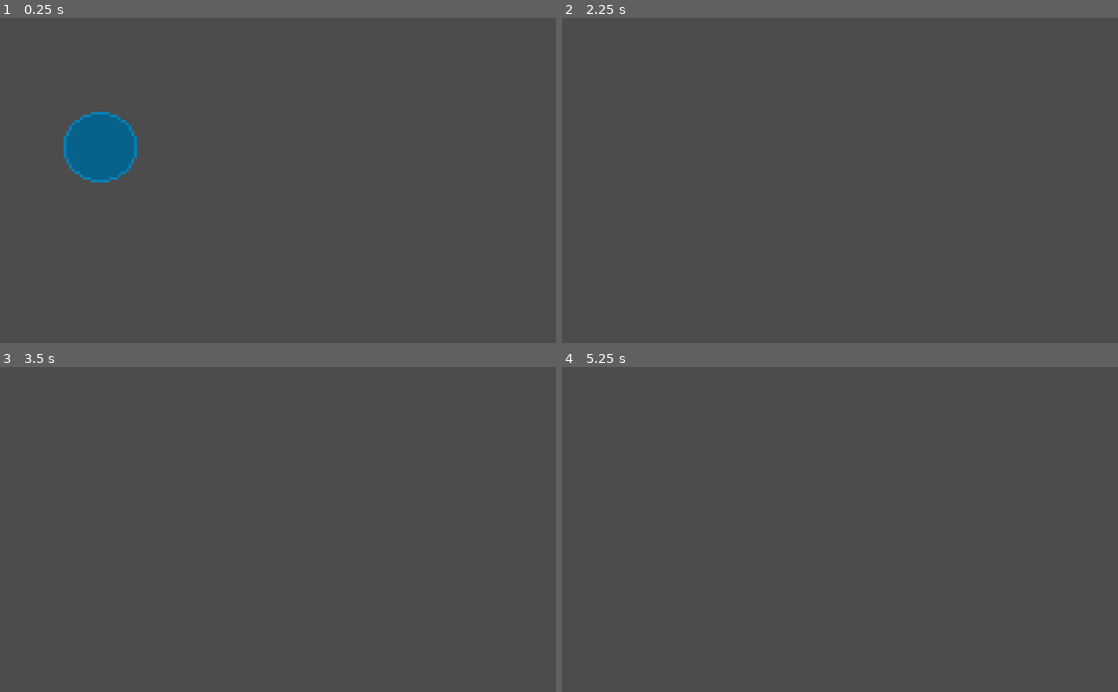
Above: before the commit, frames 1-4 (two rows, left to right).
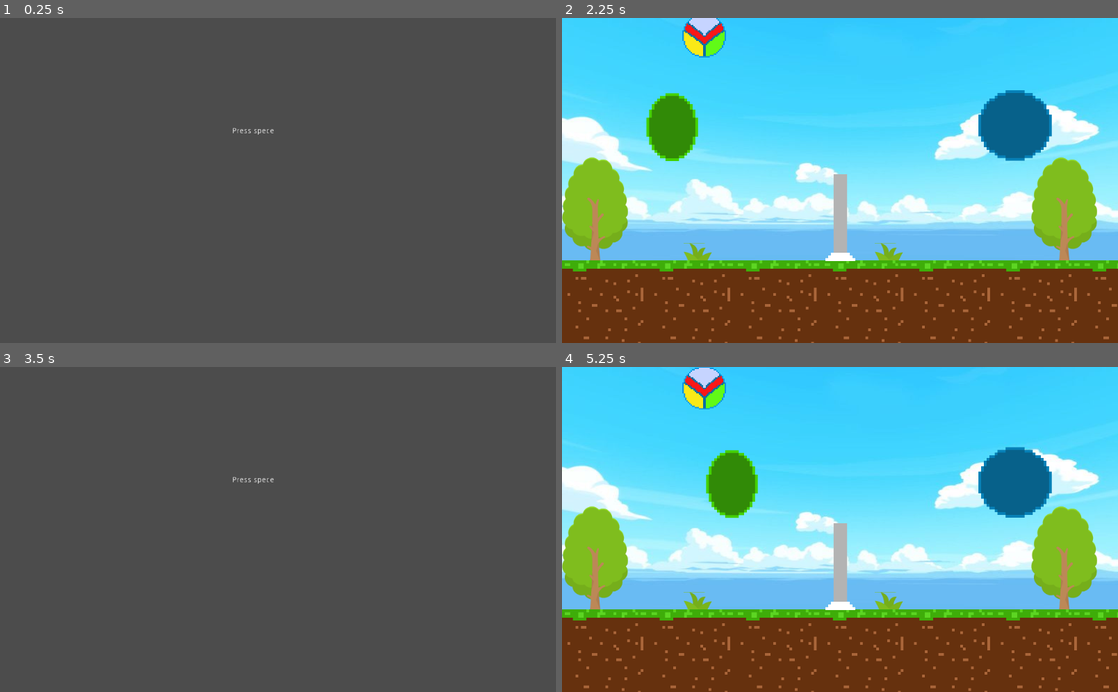
Above: after the commit, the same moments.

Repository: DJWOMS/volleyball-game-godot
Game: Godot game, scene res://Start.tscn
Same seed, same stepped clock (60 frames per second), same inputs: the game is played once before the commit and once after it. Before the commit the project starts from res://Spatial.tscn.
Inputs:
- Up to frame 1 (0.25 s): no input
- Up to frame 2 (2.25 s): hold Space (start, bound only after the commit) 0.53-1.28 s; hold D (pl_2_right) 0.53-2.03 s; tap W (pl_2_up) at 0.77, 1.52 s; tap Space (start, bound only after the commit) at 1.35 s; tap Enter at 2 s; hold A (pl_2_left) from 2.03 s (still down); hold Space (start, bound only after the commit) from 2.03 s (still down)
- Up to frame 3 (3.5 s): release A (pl_2_left) at 2.78 s; release Space (start, bound only after the commit) at 2.78 s; hold D (pl_2_right) from 2.78 s (still down); tap Space (start, bound only after the commit) at 2.85 s; tap W (pl_2_up) at 3.02 s
- Up to frame 4 (5.25 s): tap Space (start, bound only after the commit) at 3.5, 4.35, 5 s; hold Space (start, bound only after the commit) 3.53-4.28 s; tap W (pl_2_up) at 3.77, 4.52 s; release D (pl_2_right) at 4.28 s; hold A (pl_2_left) 4.28-5.03 s; hold D (pl_2_right) from 5.03 s (still down); hold Space (start, bound only after the commit) from 5.03 s (still down)

The runs differ from the first frame. In frame 1, 2.3% of the frame differs, in the area x 11-50%, y 28-51%; in frame 2, 100%, in the area x 0-100%, y 0-100%; in frame 3, less than 0.1%; in frame 4, 100%.

Commit message:
add start

Diff:
--- /dev/null
+++ b/Ball.gd
@@ -0,0 +1,10 @@
+extends RigidBody2D
+
+func _ready():
+	pass # Replace with function body.
+
+
+func _on_fallzone_body_entered(body):
+	if body is RigidBody2D:
+		print(body)
+		get_tree().change_scene("res://Start.tscn")
--- a/Ball.tscn
+++ b/Ball.tscn
@@ -1,7 +1,8 @@
-[gd_scene load_steps=5 format=2]
+[gd_scene load_steps=6 format=2]
 
 [ext_resource path="res://sprites/ball-sprite.png" type="Texture" id=1]
 [ext_resource path="res://sprites/volleyball.png" type="Texture" id=2]
+[ext_resource path="res://Ball.gd" type="Script" id=3]
 
 [sub_resource type="SpriteFrames" id=1]
 animations = [ {
@@ -17,12 +18,13 @@
 } ]
 
 [sub_resource type="CircleShape2D" id=2]
-radius = 40.4598
+radius = 42.435
 
 [node name="Ball" type="RigidBody2D"]
 position = Vector2( 0.210224, 0.210224 )
 mass = 0.85
 gravity_scale = 10.0
+script = ExtResource( 3 )
 
 [node name="AnimatedSprite" type="AnimatedSprite" parent="."]
 scale = Vector2( 0.5, 0.5 )
--- a/Player2.gd
+++ b/Player2.gd
@@ -1,9 +1,9 @@
 extends KinematicBody2D
 signal hit
 
-export var speed = 400
+
 var velocity = Vector2(0, 0)
-const SPEED = 200
+export var SPEED = 200
 const GRAVITY = 35
 const JUMPFORCE = -800
 var screen_size
--- a/Spatial.gd
+++ b/Spatial.gd
@@ -1,9 +1,8 @@
 extends KinematicBody2D
 signal hit
 
-export var speed = 400
 var velocity = Vector2(0, 0)
-const SPEED = 200
+export var SPEED = 200
 const GRAVITY = 35
 const JUMPFORCE = -800
 var screen_size
@@ -32,19 +31,3 @@
 
 	velocity = move_and_slide(velocity, Vector2.UP)
 	velocity.x = lerp(velocity.x ,0, 0.2)
-
-	""" if velocity.length() > 0:
-		velocity = velocity.normalized() * speed
-		$AnimatedSprite.play()
-	else:
-		$AnimatedSprite.stop()
-	position += velocity * delta
-	position.x = clamp(position.x, 0, screen_size.x)
-	position.y = clamp(position.y, 0, screen_size.y)
-	if velocity.x != 0:
-		$AnimatedSprite.animation = "walk"
-		$AnimatedSprite.flip_v = false
-		$AnimatedSprite.flip_h = velocity.x < 0
-	elif velocity.y != 0:
-		$AnimatedSprite.animation = "jump"
-		$AnimatedSprite.flip_v = velocity.y > 0 """
--- a/Spatial.tscn
+++ b/Spatial.tscn
@@ -2,11 +2,6 @@
 
 [ext_resource path="res://sprites/ball.png" type="Texture" id=1]
 [ext_resource path="res://Spatial.gd" type="Script" id=2]
-
-[sub_resource type="AtlasTexture" id=9]
-flags = 4
-atlas = ExtResource( 1 )
-region = Rect2( 0, 0, 160, 160 )
 
 [sub_resource type="AtlasTexture" id=1]
 flags = 4
@@ -16,47 +11,52 @@
 [sub_resource type="AtlasTexture" id=2]
 flags = 4
 atlas = ExtResource( 1 )
-region = Rect2( 160, 0, 160, 160 )
+region = Rect2( 0, 0, 160, 160 )
 
 [sub_resource type="AtlasTexture" id=3]
 flags = 4
 atlas = ExtResource( 1 )
-region = Rect2( 0, 0, 160, 160 )
+region = Rect2( 160, 0, 160, 160 )
 
 [sub_resource type="AtlasTexture" id=4]
 flags = 4
 atlas = ExtResource( 1 )
-region = Rect2( 160, 0, 160, 160 )
+region = Rect2( 0, 160, 160, 160 )
 
 [sub_resource type="AtlasTexture" id=5]
 flags = 4
 atlas = ExtResource( 1 )
-region = Rect2( 0, 160, 160, 160 )
+region = Rect2( 160, 160, 160, 160 )
 
 [sub_resource type="AtlasTexture" id=6]
 flags = 4
 atlas = ExtResource( 1 )
-region = Rect2( 160, 160, 160, 160 )
+region = Rect2( 0, 0, 160, 160 )
 
-[sub_resource type="SpriteFrames" id=7]
+[sub_resource type="AtlasTexture" id=7]
+flags = 4
+atlas = ExtResource( 1 )
+region = Rect2( 160, 0, 160, 160 )
+
+[sub_resource type="SpriteFrames" id=8]
 animations = [ {
-"frames": [ SubResource( 9 ) ],
+"frames": [ SubResource( 1 ) ],
 "loop": true,
 "name": "idle",
 "speed": 5.0
 }, {
-"frames": [ SubResource( 1 ), SubResource( 2 ) ],
+"frames": [ SubResource( 2 ), SubResource( 3 ), SubResource( 4 ), SubResource( 5 ) ],
+"loop": true,
+"name": "jump",
+"speed": 12.0
+}, {
+"frames": [ SubResource( 6 ), SubResource( 7 ) ],
 "loop": true,
 "name": "walk",
 "speed": 8.0
-}, {
-"frames": [ SubResource( 3 ), SubResource( 4 ), SubResource( 5 ), SubResource( 6 ) ],
-"loop": true,
-"name": "jump",
-"speed": 12.0
 } ]
 
-[sub_resource type="CapsuleShape2D" id=8]
+[sub_resource type="CapsuleShape2D" id=9]
 radius = 65.2071
 height = 0.0
 
@@ -68,9 +68,9 @@
 }
 
 [node name="PlayerSprite" type="AnimatedSprite" parent="."]
-frames = SubResource( 7 )
+frames = SubResource( 8 )
 animation = "idle"
 
 [node name="CollisionShape2D" type="CollisionShape2D" parent="."]
 position = Vector2( 3.30354, 0 )
-shape = SubResource( 8 )
+shape = SubResource( 9 )
--- /dev/null
+++ b/Start.gd
@@ -0,0 +1,8 @@
+extends Node
+
+func _ready():
+	pass
+
+func _process(delta):
+	if Input.is_action_pressed("start"):
+		get_tree().change_scene("res://main.tscn")
--- /dev/null
+++ b/Start.tscn
@@ -0,0 +1,16 @@
+[gd_scene load_steps=2 format=2]
+
+[ext_resource path="res://Start.gd" type="Script" id=1]
+
+[node name="Start" type="Node"]
+script = ExtResource( 1 )
+
+[node name="Label" type="Label" parent="."]
+margin_left = 428.054
+margin_top = 201.8
+margin_right = 805.054
+margin_bottom = 337.8
+text = "Press spece"
+__meta__ = {
+"_edit_use_anchors_": false
+}
--- a/main.tscn
+++ b/main.tscn
@@ -8,8 +8,11 @@
 [ext_resource path="res://Ball.tscn" type="PackedScene" id=6]
 [ext_resource path="res://sprites/sky.jpg" type="Texture" id=7]
 
+[sub_resource type="RectangleShape2D" id=4]
+extents = Vector2( 1952.44, 62.9 )
+
 [sub_resource type="RectangleShape2D" id=1]
-extents = Vector2( 529.927, 80.6933 )
+extents = Vector2( 595.678, 80.6933 )
 
 [sub_resource type="RectangleShape2D" id=2]
 extents = Vector2( 12.7138, 82.9218 )
@@ -30,6 +33,15 @@
 format = 1
 tile_data = PoolIntArray( 524288, 0, 0, 524315, 0, 0, 851975, 1, 0, 851986, 1, 0 )
 
+[node name="fallzone" type="Area2D" parent="."]
+position = Vector2( 544.499, 504.609 )
+__meta__ = {
+"_edit_group_": true
+}
+
+[node name="CollisionShape2D" type="CollisionShape2D" parent="fallzone"]
+shape = SubResource( 4 )
+
 [node name="Ball" parent="." instance=ExtResource( 6 )]
 position = Vector2( 262.064, 17.6389 )
 scale = Vector2( 1.01239, 0.923051 )
@@ -37,9 +49,11 @@
 
 [node name="Player" parent="." instance=ExtResource( 2 )]
 position = Vector2( 832, 160 )
+SPEED = 300
 
 [node name="Player2" parent="." instance=ExtResource( 4 )]
 position = Vector2( 256, 160 )
+SPEED = 300
 
 [node name="Sprite" type="Sprite" parent="."]
 position = Vector2( 80, 528 )
@@ -89,5 +103,8 @@
 shape = SubResource( 2 )
 
 [node name="CollisionShape2D2" type="CollisionShape2D" parent="StaticBody2D2"]
+visible = false
 position = Vector2( -2.37841, 72.3408 )
 shape = SubResource( 3 )
+[connection signal="body_entered" from="fallzone" to="Ball" method="_on_fallzone_body_entered"]
+[connection signal="tree_entered" from="fallzone" to="Ball" method="_on_fallzone_tree_entered"]
--- a/project.godot
+++ b/project.godot
@@ -16,7 +16,7 @@
 [application]
 
 config/name="ball"
-run/main_scene="res://Spatial.tscn"
+run/main_scene="res://Start.tscn"
 config/icon="res://icon.png"
 
 [display]
@@ -65,6 +65,11 @@
 "events": [ Object(InputEventKey,"resource_local_to_scene":false,"resource_name":"","device":0,"alt":false,"shift":false,"control":false,"meta":false,"command":false,"pressed":false,"scancode":68,"unicode":0,"echo":false,"script":null)
  ]
 }
+start={
+"deadzone": 0.5,
+"events": [ Object(InputEventKey,"resource_local_to_scene":false,"resource_name":"","device":0,"alt":false,"shift":false,"control":false,"meta":false,"command":false,"pressed":false,"scancode":32,"unicode":0,"echo":false,"script":null)
+ ]
+}
 
 [rendering]
 
Not shown: 1 places in main.tscn that only renumber resources
